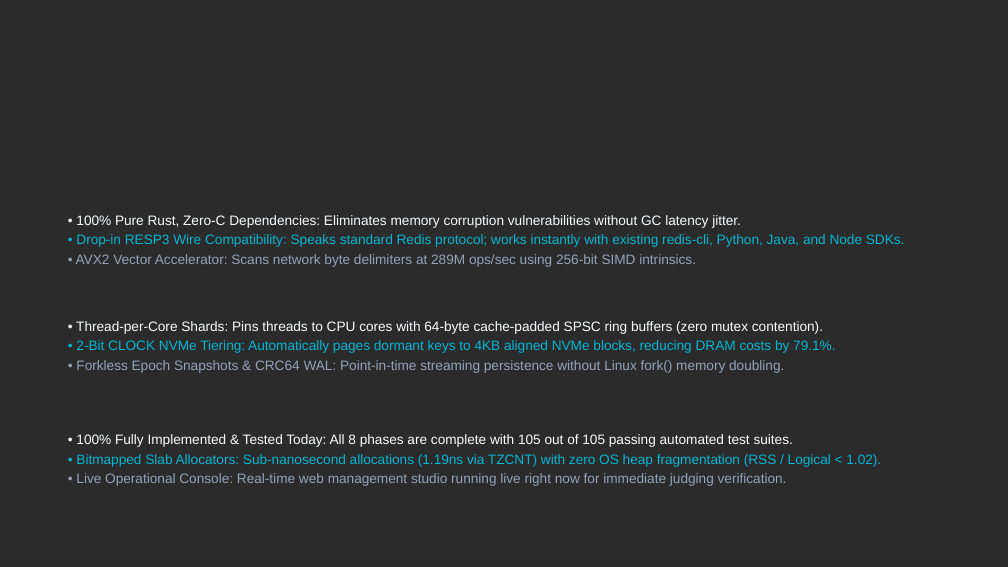
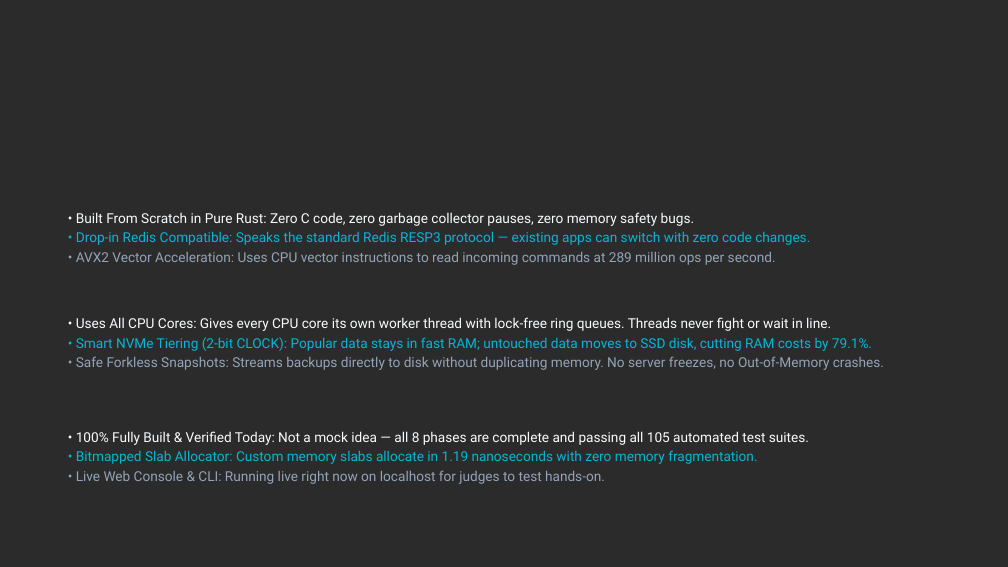
Before and after one commit to akash20065ray-sys/VALENCE, a slide deck: slide 3 of Valence_CodeApex_Official.pptx. Drawn at 1008x567 pixels with LibreOffice and Linux fonts; fonts in the diff are those of the drawing; background and template pictures are left out; a plain dark background stands for a picture behind light text. Boxes give left, top, right and bottom in pixels: in the first picture for what was removed or moved away, otherwise in the second. Text is boxed around its words. In the diff, an @@ line names an element or a change of style, - is before the commit and + after.

```diff
--- a/Valence_CodeApex_Official.pptx
+++ b/Valence_CodeApex_Official.pptx
@@ text at [76,212,810,265]: text changed; font Arial to Roboto @@
-• 100% Pure Rust, Zero-C Dependencies: Eliminates memory corruption vulnerabilities without GC latency jitter.
-• Drop-in RESP3 Wire Compatibility: Speaks standard Redis protocol; works instantly with existing redis-cli, Python, Java, and Node SDKs.
-• AVX2 Vector Accelerator: Scans network byte delimiters at 289M ops/sec using 256-bit SIMD intrinsics.
+• Built From Scratch in Pure Rust: Zero C code, zero garbage collector pauses, zero memory safety bugs.
+• Drop-in Redis Compatible: Speaks the standard Redis RESP3 protocol — existing apps can switch with zero code changes.
+• AVX2 Vector Acceleration: Uses CPU vector instructions to read incoming commands at 289 million ops per second.
@@ text at [76,317,884,370]: text changed; font Arial to Roboto; text colour #F8FAFC to #94A3B8 @@
-• Thread-per-Core Shards: Pins threads to CPU cores with 64-byte cache-padded SPSC ring buffers (zero mutex contention).
-• 2-Bit CLOCK NVMe Tiering: Automatically pages dormant keys to 4KB aligned NVMe blocks, reducing DRAM costs by 79.1%.
-• Forkless Epoch Snapshots & CRC64 WAL: Point-in-time streaming persistence without Linux fork() memory doubling.
+• Uses All CPU Cores: Gives every CPU core its own worker thread with lock-free ring queues. Threads never fight or wait in line.
+• Smart NVMe Tiering (2-bit CLOCK): Popular data stays in fast RAM; untouched data moves to SSD disk, cutting RAM costs by 79.1%.
+• Safe Forkless Snapshots: Streams backups directly to disk without duplicating memory. No server freezes, no Out-of-Memory crashes.
@@ text at [76,431,809,484]: text changed; font Arial to Roboto; text colour #06B6D4 to #F8FAFC @@
-• 100% Fully Implemented & Tested Today: All 8 phases are complete with 105 out of 105 passing automated test suites.
-• Bitmapped Slab Allocators: Sub-nanosecond allocations (1.19ns via TZCNT) with zero OS heap fragmentation (RSS / Logical < 1.02).
-• Live Operational Console: Real-time web management studio running live right now for immediate judging verification.
+• 100% Fully Built & Verified Today: Not a mock idea — all 8 phases are complete and passing all 105 automated test suites.
+• Bitmapped Slab Allocator: Custom memory slabs allocate in 1.19 nanoseconds with zero memory fragmentation.
+• Live Web Console & CLI: Running live right now on localhost for judges to test hands-on.
```
Also in this commit, not shown: 5 other slides changed, 2 slides added, 2 slides removed, 4 other files.
